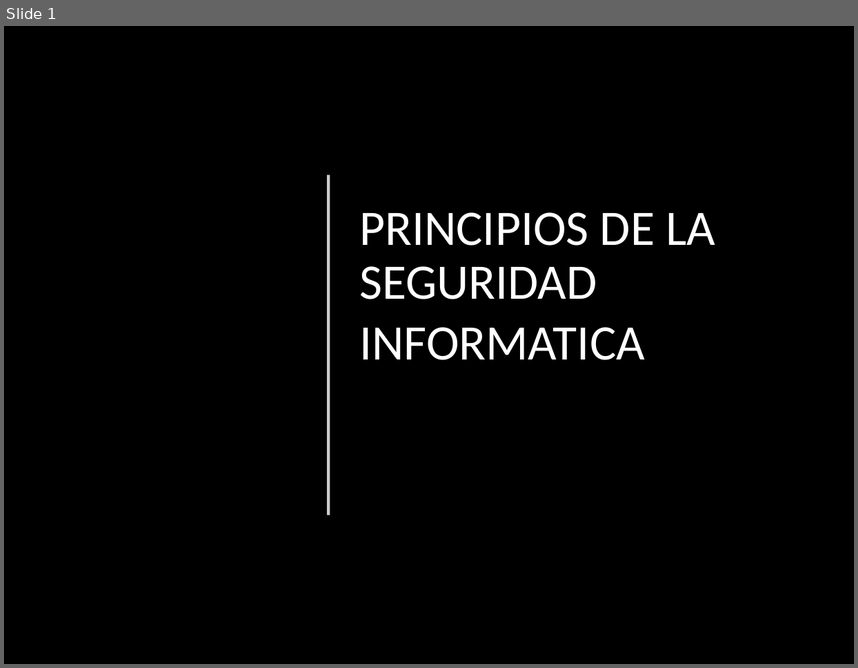
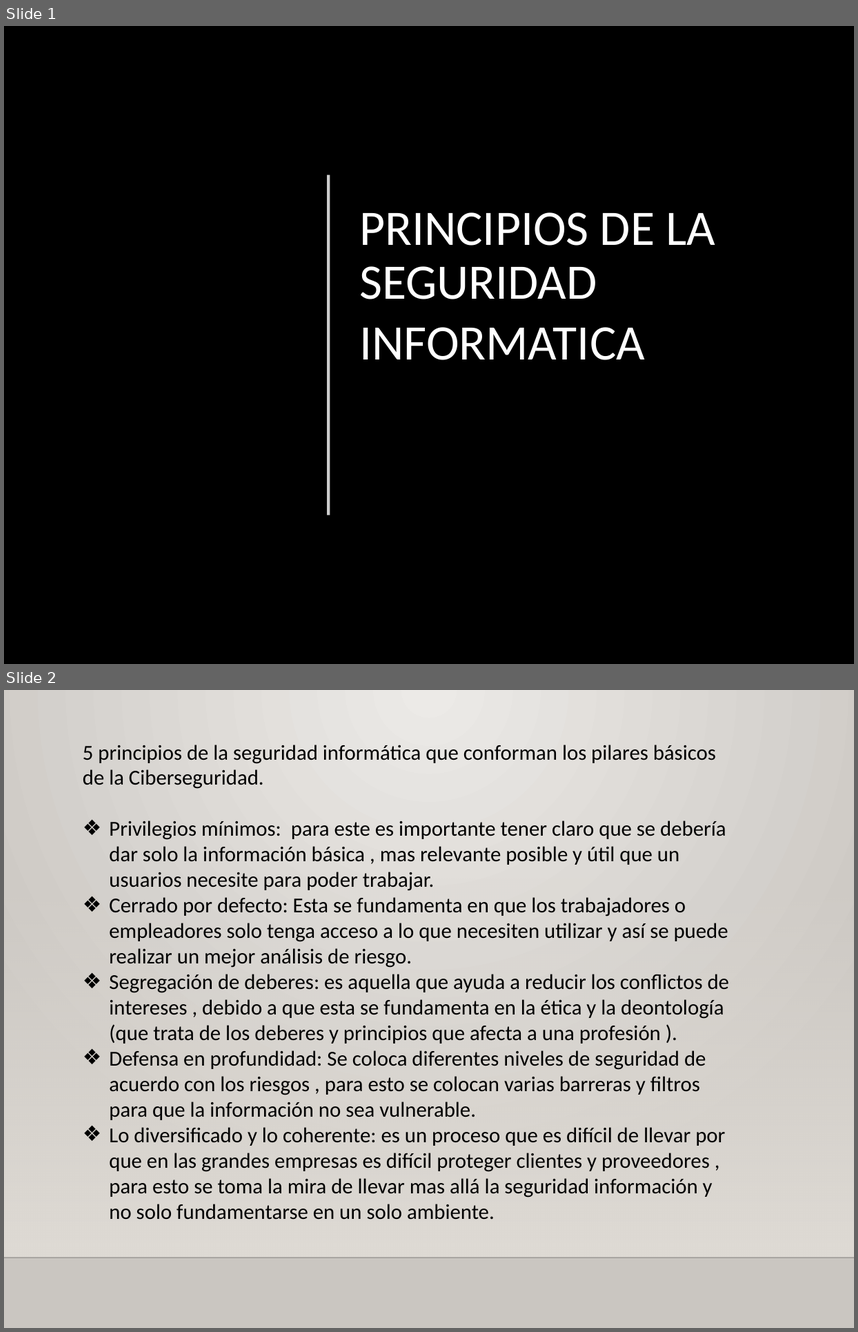
Before and after one commit to YarithzaGalindoAyala/Fase3_ConstruccionOVI, a slide deck: Docu/docu2.pptx. Shown one above the other, each under a label of ours: slide 1 before the commit, slides 1 and 2 after it. The pictures are 858x668 and 858x1332 pixels, drawn with LibreOffice and Linux fonts; fonts in the diff are those of the drawing; grey boxes stand for pictures; background and template pictures are left out. Boxes give left, top, right and bottom in pixels: in the first picture for what was removed or moved away, otherwise in the second. Text is boxed around its words. In the diff, an @@ line names an element or a change of style, - is before the commit and + after.

Commit message:
Pilar

```diff
--- a/Docu/docu2.pptx
+++ b/Docu/docu2.pptx
@@ slide 2 added at bbox=[4, 690, 854, 1328], background gradient #ECEAE7 to #CAC7C1; not listed: 1 template element that a slide beside it also shows @@
@@ text added at bbox=[83, 745, 729, 1219], 18 pt, text #000000 @@
+5 principios de la seguridad informática que conforman los pilares básicos de la Ciberseguridad.
+❖ Privilegios mínimos: para este es importante tener claro que se debería dar solo la información básica , mas relevante posible y útil que un usuarios necesite para poder trabajar.
+❖ Cerrado por defecto: Esta se fundamenta en que los trabajadores o empleadores solo tenga acceso a lo que necesiten utilizar y así se puede realizar un mejor análisis de riesgo.
+❖ Segregación de deberes: es aquella que ayuda a reducir los conflictos de intereses , debido a que esta se fundamenta en la ética y la deontología (que trata de los deberes y principios que afecta a una profesión ).
+❖ Defensa en profundidad: Se coloca diferentes niveles de seguridad de acuerdo con los riesgos , para esto se colocan varias barreras y filtros para que la información no sea vulnerable.
+❖ Lo diversificado y lo coherente: es un proceso que es difícil de llevar por que en las grandes empresas es difícil proteger clientes y proveedores , para esto se toma la mira de llevar mas allá la seguridad información y no solo fundamentarse en un solo ambiente.
@@ rectangle added at bbox=[4, 877, 854, 1256], fill gradient #DFDBD5 @@
```
Also in this commit, not shown: 2 slides changed, 1 slide removed.
